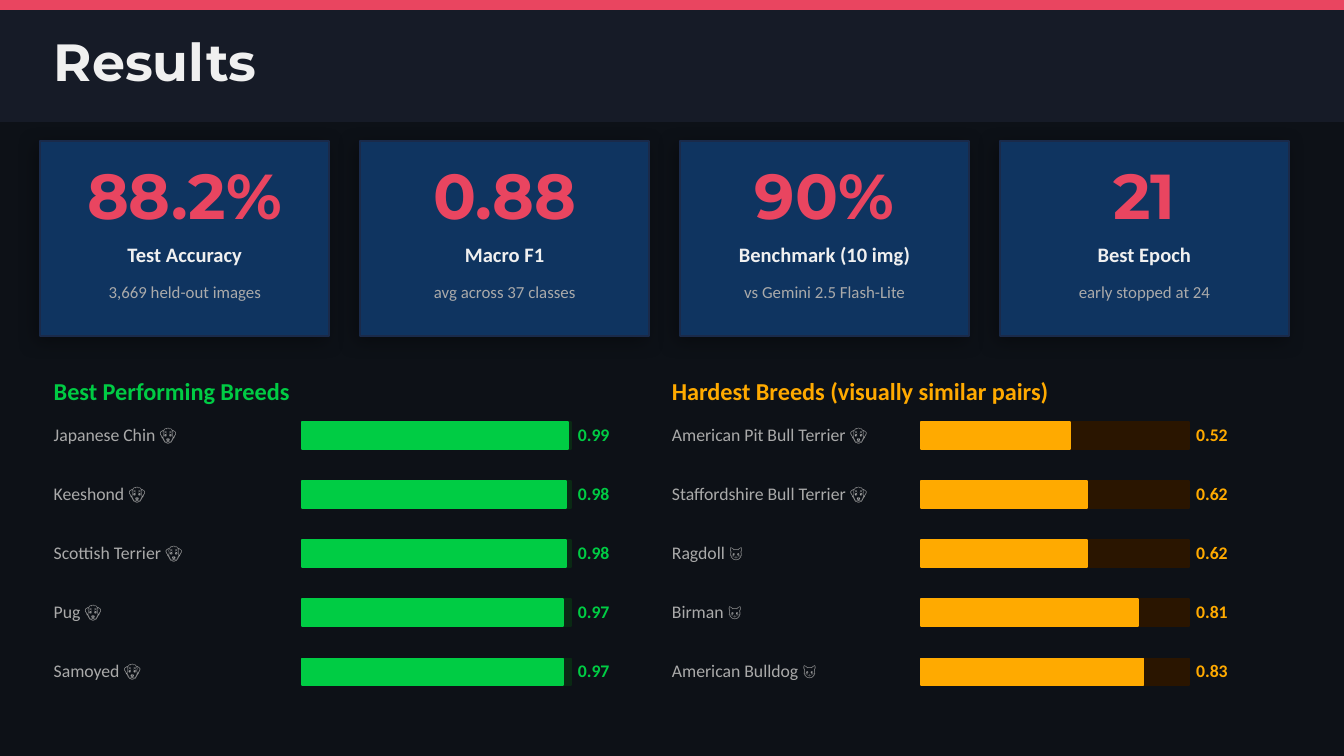
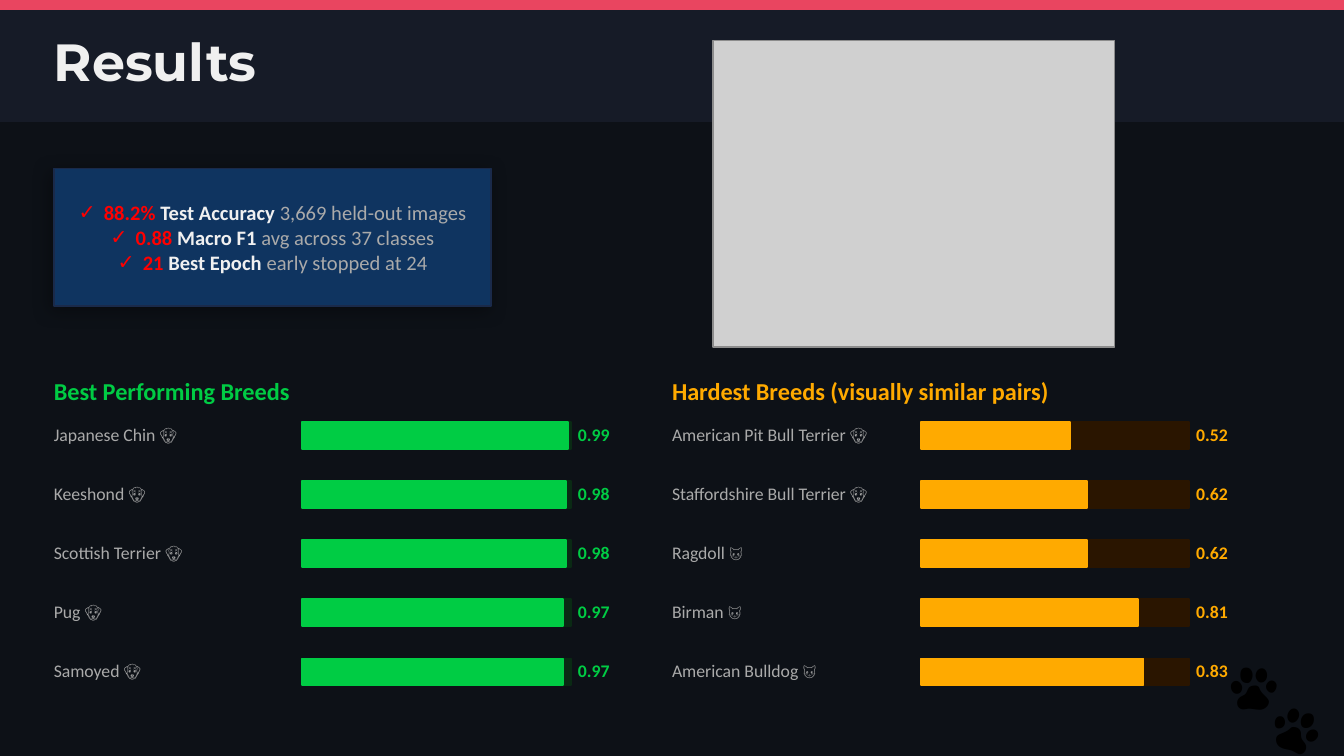
Before and after one commit to renteria-luis/pawsclassifier, a slide deck: slide 3 of PawsClassifier.pptx. Drawn at 1344x756 pixels with LibreOffice and Linux fonts; fonts in the diff are those of the drawing; grey boxes stand for pictures. Boxes give left, top, right and bottom in pixels: in the first picture for what was removed or moved away, otherwise in the second. Text is boxed around its words. In the diff, an @@ line names an element or a change of style, - is before the commit and + after.

Commit message:
ppt updated

```diff
--- a/PawsClassifier.pptx
+++ b/PawsClassifier.pptx
@@ picture added at [714,40,1114,347] @@
@@ rectangle removed at [360,141,649,336] @@
@@ rectangle removed at [680,141,969,336] @@
@@ rectangle removed at [1000,141,1289,336] @@
@@ rectangle: place and size @@
-rectangle at [40,141,329,336]
+rectangle at [54,168,492,305]
@@ text removed at [87,174,282,220] @@
-88.2%
@@ text removed at [433,174,576,220] @@
-0.88
@@ text removed at [755,174,894,220] @@
-90%
@@ text removed at [1113,174,1175,219] @@
-21
@@ text added at [104,206,466,274], 11 pt, text #AAAAAA @@
+✓ 88.2% Test Accuracy 3,669 held-out images
+✓ 0.88 Macro F1 avg across 37 classes
+✓ 21 Best Epoch early stopped at 24
@@ text removed at [127,248,242,266] @@
-Test Accuracy
@@ text removed at [465,248,544,262] @@
-Macro F1
@@ text removed at [739,247,910,266] @@
-Benchmark (10 img)
@@ text removed at [1098,247,1191,266] @@
-Best Epoch
@@ text removed at [109,286,261,301] @@
-3,669 held-out images
@@ text removed at [434,286,575,301] @@
-avg across 37 classes
@@ text removed at [744,286,905,298] @@
-vs Gemini 2.5 Flash-Lite
@@ text removed at [1079,286,1210,301] @@
-early stopped at 24
@@ text added at [1215,646,1344,754], 52 pt, text #000000 @@
+🐾
```
Also in this commit, not shown: 3 other slides changed, 2 slides added.
